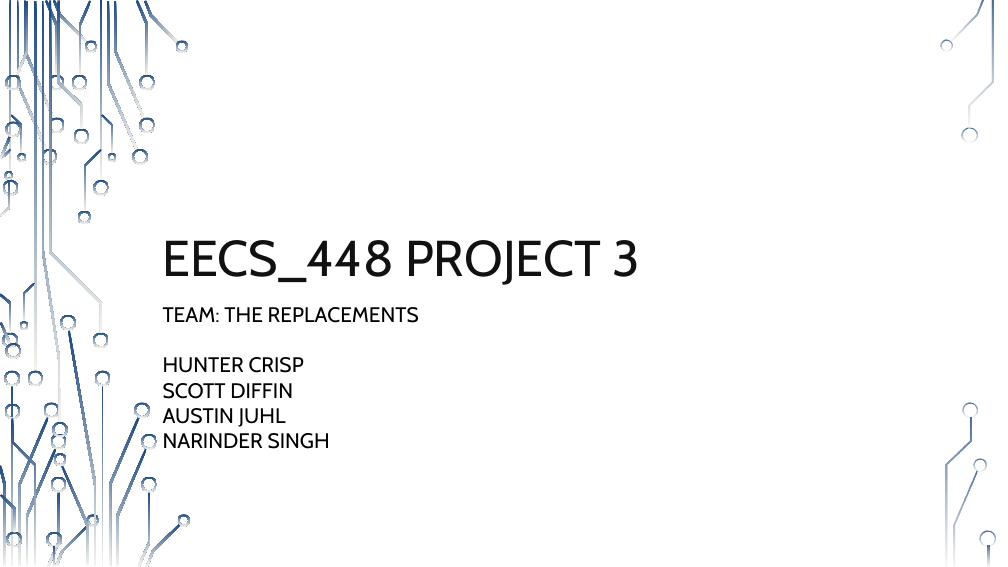
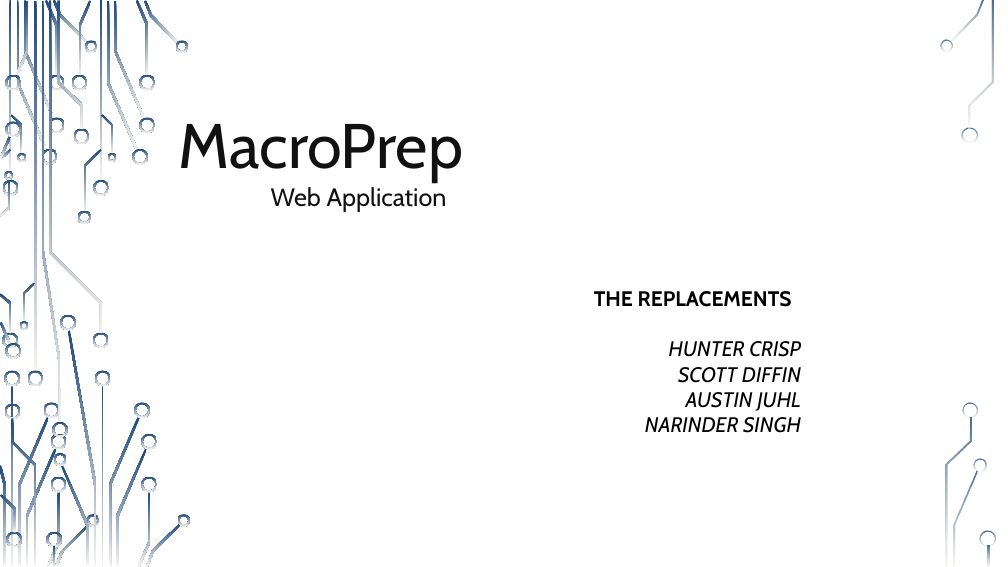
Before and after one commit to ajuhl/MacroPrepFinal, a slide deck: slide 1 of Documentation/EECS_448 Project 3.pptx. Drawn at 1008x567 pixels with LibreOffice and Linux fonts; fonts in the diff are those of the drawing; background and template pictures are left out. Boxes give left, top, right and bottom in pixels: in the first picture for what was removed or moved away, otherwise in the second. Text is boxed around its words. In the diff, an @@ line names an element or a change of style, - is before the commit and + after.

```diff
--- a/Documentation/EECS_448 Project 3.pptx
+++ b/Documentation/EECS_448 Project 3.pptx
@@ text at (178, 124, 463, 212): text changed; size 48 to 24 pt @@
-EECS_448 PROJECT 3
+MacroPrep
+Web Application
@@ text "THE REPLACEMENTS": place and size @@
-text "THE REPLACEMENTS" at (163, 307, 419, 449)
+text "THE REPLACEMENTS" at (594, 291, 801, 433)
@@ text at (594, 291, 792, 307): text changed; bold on @@
-TEAM: THE REPLACEMENTS
+THE REPLACEMENTS
@@ text at (645, 341, 801, 433): italic on in "HUNTER CRISP", "SCOTT DIFFIN", "AUSTIN JUHL", "NARINDER SINGH"; alignment left to right @@
```
Also in this commit, not shown: 4 other slides changed, 2 slides added, 1 slide removed.
